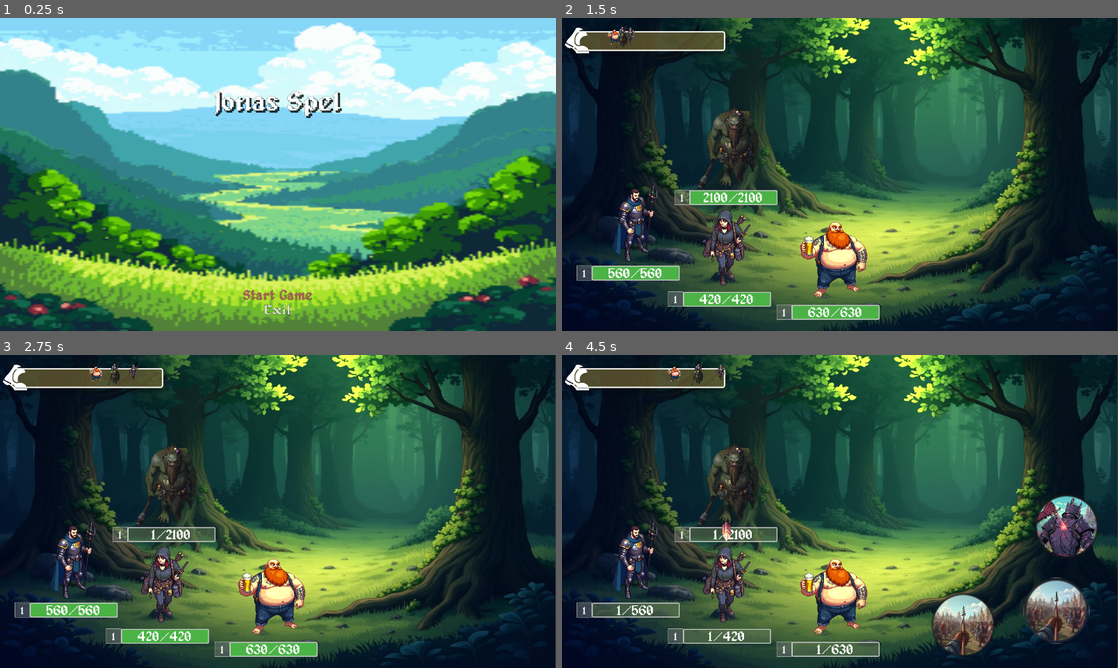
Above: before the commit, frames 1-4 (two rows, left to right).
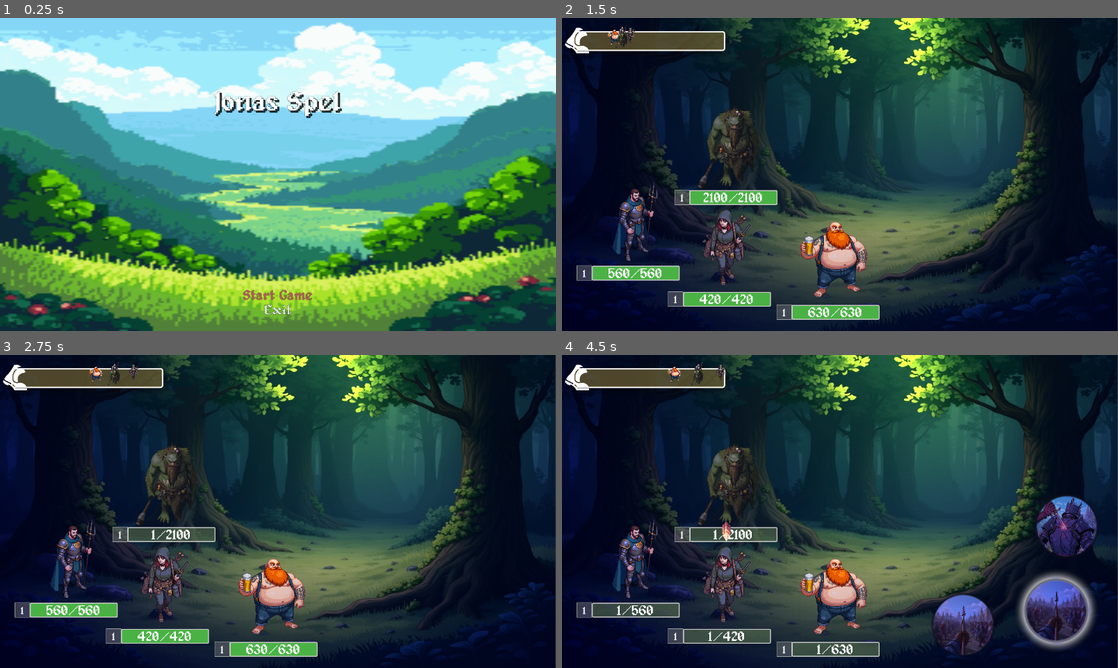
Above: after the commit, the same moments.

Repository: Pensho/Champ_Collector_2
Game: Godot game, scene res://Scenes/main.tscn
The game is run twice, just before and just after one commit, with the same random seed, the same clock (stepped at 60 frames per second) and the same inputs.
Inputs (mouse positions are in pixels of both pictures, inside the frame that each line leads up to):
- Up to frame 1 (0.25 s): no input
- Up to frame 2 (1.5 s): click "Start Game" at 0.5 s; click (634, 221) at 1.27 s
- Up to frame 3 (2.75 s): hold M from 2.03 s (still down)
- Up to frame 4 (4.5 s): release M at 2.78 s; hold A 2.78-3.5 s; tap M at 2.85 s; click (962, 624) at 3.5 s; click (1056, 611) at 4.25 s

The runs differ from the first frame. In frame 2, 31% of the frame differs, in the area x 0-100%, y 0-100%; in frame 3, 31%; in frame 4, 35%.

Commit message:
Added selected skill highlight
Now every player turn the first skill will be selected and highlighted.
Clicking another skill will highlight them instead.
Resolves: #14

Diff:
--- a/Assets/Champ Collector/Light/Point_Light.tres
+++ b/Assets/Champ Collector/Light/Point_Light.tres
@@ -1,7 +1,7 @@
 [gd_resource type="GradientTexture2D" load_steps=2 format=3 uid="uid://byq61tt3abjd8"]
 
 [sub_resource type="Gradient" id="Gradient_4swvk"]
-colors = PackedColorArray(1, 1, 1, 1, 0, 0, 0, 1)
+colors = PackedColorArray(1, 1, 1, 1, 0, 0, 0, 0)
 
 [resource]
 gradient = SubResource("Gradient_4swvk")
--- a/Scenes/battle_ui.tscn
+++ b/Scenes/battle_ui.tscn
@@ -23,6 +23,16 @@
 shadow_color = Color(0, 0, 0, 0.294118)
 shadow_size = 13
 shadow_offset = Vector2(0, 4)
+
+[sub_resource type="Gradient" id="Gradient_d07u5"]
+offsets = PackedFloat32Array(0.65126, 0.945378)
+colors = PackedColorArray(1, 1, 1, 1, 0, 0, 0, 0)
+
+[sub_resource type="GradientTexture2D" id="GradientTexture2D_6lbqc"]
+gradient = SubResource("Gradient_d07u5")
+fill = 1
+fill_from = Vector2(0.5, 0.5)
+fill_to = Vector2(0.7, 0)
 
 [sub_resource type="ShaderMaterial" id="ShaderMaterial_6lbqc"]
 shader = ExtResource("2_scq05")
@@ -118,6 +128,14 @@
 texture = ExtResource("2_6sbxc")
 expand_mode = 1
 
+[node name="Skill_Focus" type="TextureRect" parent="Camera2D"]
+material = ExtResource("2_d07u5")
+offset_left = -851.0
+offset_top = -358.0
+offset_right = -651.0
+offset_bottom = -158.0
+texture = SubResource("GradientTexture2D_6lbqc")
+
 [node name="Skill_1" type="Button" parent="Camera2D"]
 visible = false
 material = ExtResource("4_d07u5")
--- a/Scripts/battle.gd
+++ b/Scripts/battle.gd
@@ -87,6 +87,8 @@
 		_battle_ui._skill_button_1.show()
 		_battle_ui._skill_button_2.show()
 		_battle_ui._skill_button_3.show()
+		_selected_skill_ID = 0
+		_battle_ui.ActiveSkillGlow(_selected_skill_ID)
 	elif(MONSTER_IDS.has(_characterIDs_turn)):
 		# Using only the first skill for now.
 		_selected_skill_ID = 0
@@ -210,6 +212,7 @@
 			_battle_ui._char_turns[_characterIDs_turn].position -= Vector2(TURN_POS_X_THRESHOLD - _battle_ui._char_turns[_characterIDs_turn].get_rect().size.x, 0)
 			_characterIDs_turn = NO_CHARACTERS_TURN
 			_turn_indicator.hide()
+			_battle_ui.HideSkillGlow()
 		else:
 			print("Invalid target for skill")
 
--- a/Scripts/battle_ui.gd
+++ b/Scripts/battle_ui.gd
@@ -6,9 +6,14 @@
 @onready var _skill_button_2: Button = $Camera2D/Skill_2
 @onready var _skill_button_3: Button = $Camera2D/Skill_3
 @export var _character_repr: Array[CharacterRepresentation]
+@onready var skill_focus: TextureRect = $Camera2D/Skill_Focus
 @warning_ignore_restore("unused_private_class_variable")
 
 const DAMAGE_NUMBER_TEMPLATE = preload("res://Scenes/ui/Damage_Number.tscn")
+const SKILL_GLOW_POS_1: Vector2 = Vector2(184.0, 161.0)
+const SKILL_GLOW_POS_2: Vector2 = Vector2(398.0, 128.0)
+const SKILL_GLOW_POS_3: Vector2 = Vector2(422.0, -66.0)
+const SKILL_GLOW_POS_HIDDEN: Vector2 = Vector2(2000.0, 0.0)
 
 signal battle_skill_selected(p_skill_ID: int)
 
@@ -47,11 +52,30 @@
 func SetSkill3Texture(p_texture_path: String) -> void:
 	_skill_button_3.icon = load(p_texture_path)
 
+func ActiveSkillGlow(p_skill_ID: int) -> void:
+	match p_skill_ID:
+
+		0:
+			skill_focus.position = SKILL_GLOW_POS_1
+		1:
+			skill_focus.position = SKILL_GLOW_POS_2
+		2:
+			skill_focus.position = SKILL_GLOW_POS_3
+		_:
+			print("Invalid option to show skill glow for.")
+
+func HideSkillGlow() -> void:
+	skill_focus.position = SKILL_GLOW_POS_HIDDEN
+	pass
+
 func _on_skill_1_button_up() -> void:
+	skill_focus.position = SKILL_GLOW_POS_1
 	battle_skill_selected.emit(0)
 
 func _on_skill_2_button_up() -> void:
+	skill_focus.position = SKILL_GLOW_POS_2
 	battle_skill_selected.emit(1)
 
 func _on_skill_3_button_up() -> void:
+	skill_focus.position = SKILL_GLOW_POS_3
 	battle_skill_selected.emit(2)
--- a/project.godot
+++ b/project.godot
@@ -33,3 +33,4 @@
 [rendering]
 
 renderer/rendering_method="mobile"
+viewport/hdr_2d=true
Not shown: 1 places in Scenes/battle_ui.tscn that only renumber resources
